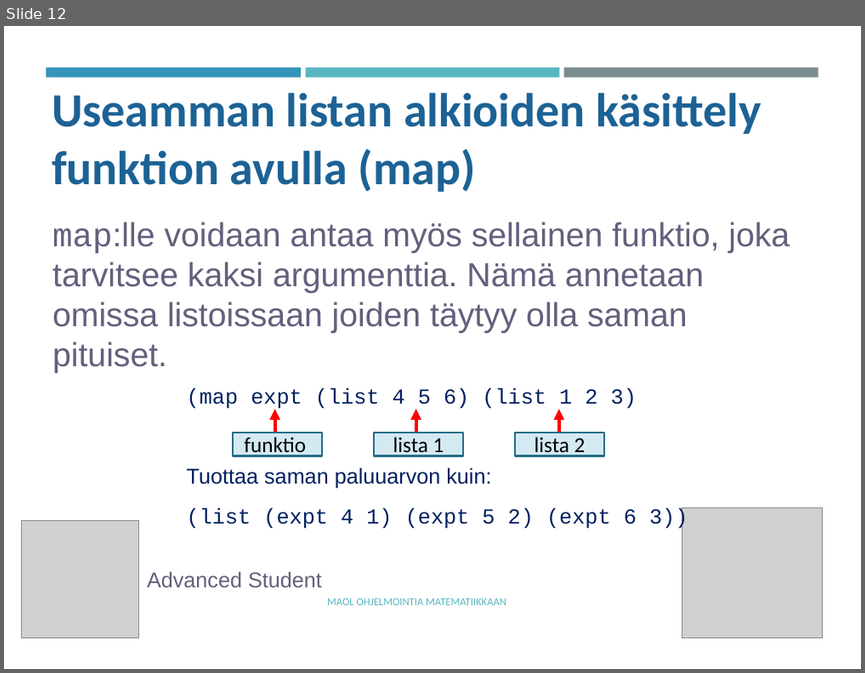
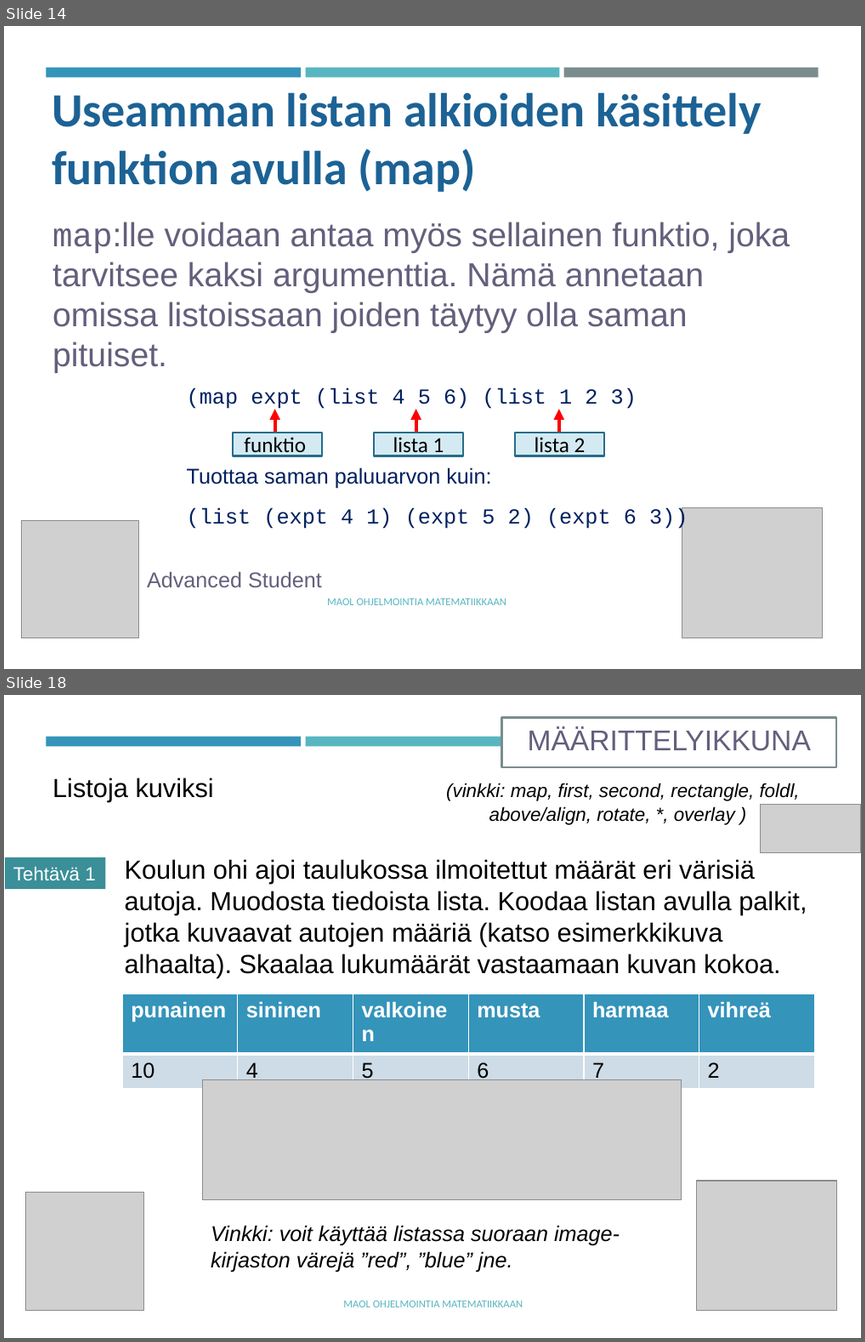
Before and after one commit to tyynetyyne/tyynetyyne.github.io, a slide deck: tehtavat/tiedostot/maol/power_point/Racket-MAOL-9-listat.pptx. Shown one above the other, each under a label of ours: slide 12 before the commit, slides 14 and 18 after it; the slides between them are not shown. The pictures are 865x673 and 865x1342 pixels, drawn with LibreOffice and Linux fonts; fonts in the diff are those of the drawing; grey boxes stand for pictures. Boxes give left, top, right and bottom in pixels: in the first picture for what was removed or moved away, otherwise in the second. Text is boxed around its words. In the diff, an @@ line names an element or a change of style, - is before the commit and + after.

```diff
--- a/tehtavat/tiedostot/maol/power_point/Racket-MAOL-9-listat.pptx
+++ b/tehtavat/tiedostot/maol/power_point/Racket-MAOL-9-listat.pptx
@@ slide 18 added at (4,695,861,1338), background #FFFFFF; not listed: 2 template elements that a slide beside it also shows @@
@@ rectangle added at (502,717,836,767), fill #FFFFFF, outline #7A8C8E 1.75 pt, 24 pt, text #635F7C @@
+MÄÄRITTELYIKKUNA
@@ text added at (52,777,800,825), 16 pt, text #000000, italic @@
+Listoja kuviksi (vinkki: map, first, second, rectangle, foldl,
+above/align, rotate, *, overlay )
@@ picture added at (760,804,861,851) @@
@@ rectangle added at (5,857,105,889), fill #3A8F98, 16 pt, text #FFFFFF @@
+Tehtävä 1
@@ text added at (125,859,806,977), 22 pt, text #000000 @@
+Koulun ohi ajoi taulukossa ilmoitettut määrät eri värisiä autoja. Muodosta tiedoista lista. Koodaa listan avulla palkit, jotka kuvaavat autojen määriä (katso esimerkkikuva alhaalta). Skaalaa lukumäärät vastaamaan kuvan kokoa.
@@ table added at (122,994,817,1083), 2 rows, 6 columns @@
+punainen | sininen | valkoinen | musta | harmaa | vihreä
+10 | 4 | 5 | 6 | 7 | 2
@@ picture added at (202,1080,681,1200) @@
@@ picture added at (26,1192,143,1310) @@
@@ picture added at (696,1181,837,1310) @@
@@ text added at (211,1225,619,1271), 18 pt, text #000000, italic @@
+Vinkki: voit käyttää listassa suoraan image-kirjaston värejä ”red”, ”blue” jne.
@@ text added at (343,1300,522,1307), 9 pt, text #58B6C0 @@
+MAOL OHJELMOINTIA MATEMATIIKKAAN
@@ what was slide 12 is now slide 14 @@
```
Also in this commit, not shown: 6 slides changed, 10 other slides added, 2 slides removed, 2 other files.
